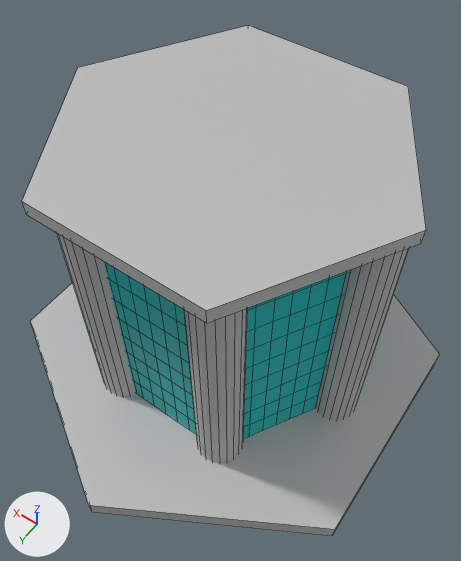
One commit to the FBX model HAVEN/Assets/Models/DirtMine.fbx: the scene before it, then after it.
Both versions are drawn from a 50 mm camera at (-0.493, 0.693, 1.333) aimed at (-0.023, 0.035, 0.298). Lighting does not change. The marker at lower left points along +X, +Y and +Z. Mesh edges are drawn as thin lines. Where no turn or scale is listed for an object, it has been applied to the vertices.
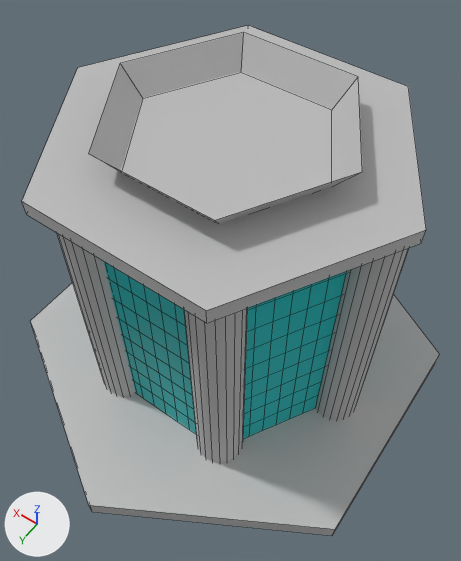
What differs and where, as boxes [x1, y1, x2, y2] in the pictures (461 x 561 px):
'Top_Base2', added: after [89, 32, 362, 224]

The change, as a list of edits to the scene's bpy script:
```text
Add me_mesh_014:
    me_mesh_014.from_pydata([(0.097, 0.168, -0.028), (-0.097, 0.168, -0.028), (-0.194, 0.0, -0.028), (-0.097, -0.168, -0.028), (0.097, -0.168, -0.028), (0.194, 0.0, -0.028), (0.119, 0.207, 0.028), (-0.119, 0.207, 0.028), (-0.239, 0.0, 0.028), (-0.119, -0.207, 0.028), (0.119, -0.207, 0.028), (0.239, 0.0, 0.028)], [], [(0, 1, 7, 6), (1, 2, 8, 7), (2, 3, 9, 8), (3, 4, 10, 9), (4, 5, 11, 10), (5, 0, 6, 11)])
    me_mesh_014.materials.append(mat_lambert1)  # grey #bcbcbc
Add ob_top_base2:
    ob_top_base2 = bpy.data.objects.new('Top_Base2', me_mesh_014)
    ob_top_base2.location = (0.0, 0.0, 0.656)
```
